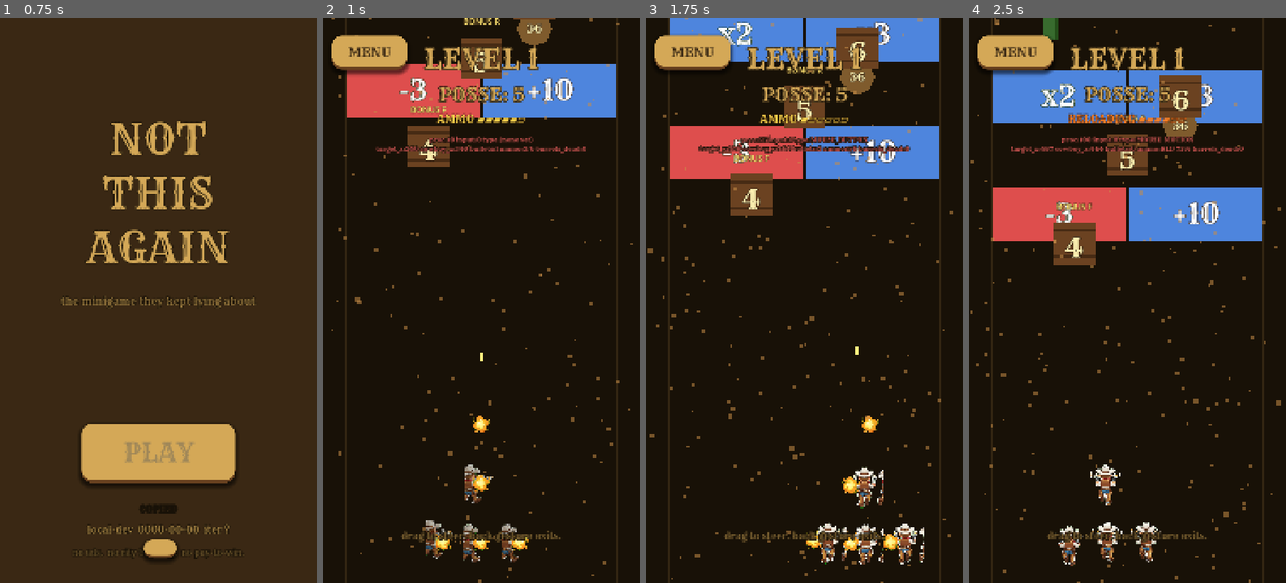
Above: before the commit, frames 1-4 (left to right).
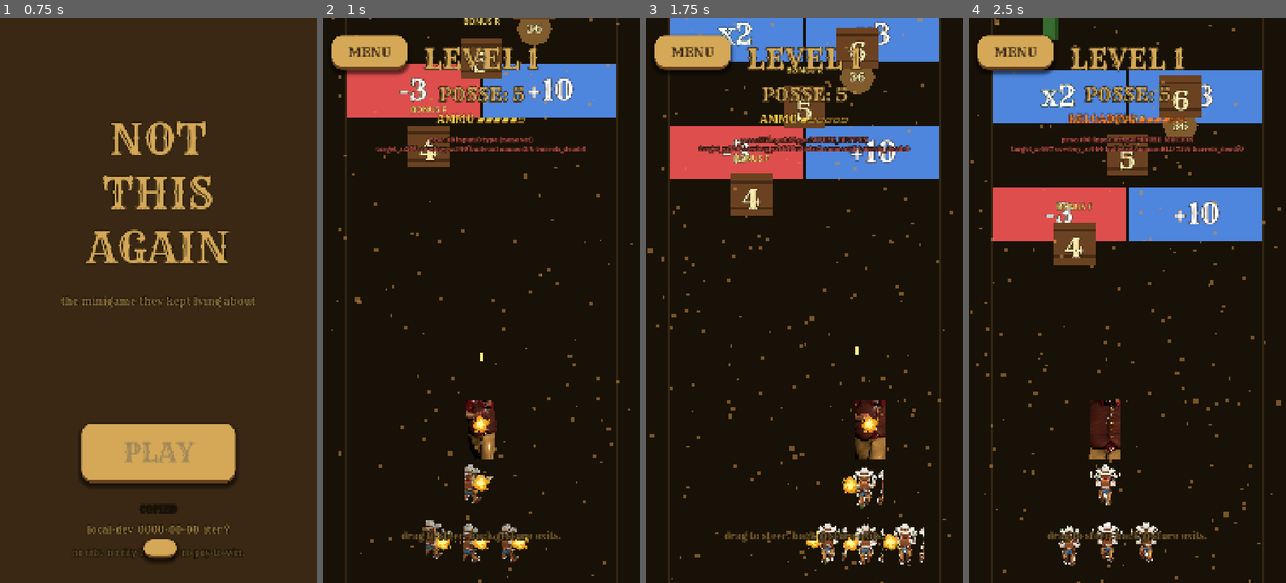
Above: after the commit, the same moments.

Repository: Joeputin100/Not_This_Again
Game: Godot game, scene res://scenes/main_menu.tscn
Same seed, same stepped clock (60 frames per second), same inputs: the game is played once before the commit and once after it.
Inputs (mouse positions are in pixels of both pictures, inside the frame that each line leads up to):
- Up to frame 1 (0.75 s): click "PLAY" at 0.5 s
- Up to frame 2 (1 s): no input
- Up to frame 3 (1.75 s): tap Enter at 1.25 s; move the mouse to (874, 272) at 1.27 s; hold Shift from 1.28 s (still down); click (874, 272) at 1.42 s
- Up to frame 4 (2.5 s): release Shift at 2 s; drag from (1064, 328) to (1111, 413) at 2.02 s

Frame 1 is identical in both runs. In frame 2, 0.6% of the frame differs, in the area x 45-55%, y 67-79%; in frame 3, 0.8%; in frame 4, 0.9%, in the area x 38-48%, y 67-79%.

Commit message:
fix(cowboy_3d): create AnimationPlayer when character.glb has none
Mixamo's 'character with skin' export contains mesh + skeleton only —
no animation track, hence no AnimationPlayer in the imported scene.
The previous code errored out at _setup_3d_scene line 67 expecting one
to exist. Fix: create + attach an AnimationPlayer if find_child
returns null, then proceed to load the library from the 4 anim .glb
files normally.

Diff:
--- a/godot/scripts/cowboy_3d.gd
+++ b/godot/scripts/cowboy_3d.gd
@@ -60,12 +60,15 @@
 		return
 	sub_viewport.add_child(_character_instance)
 
-	# Find the AnimationPlayer Mixamo / FBX2glTF generated. It's typically
-	# a child of the imported Node3D root.
+	# Find the AnimationPlayer Mixamo / FBX2glTF generated. character.glb
+	# ("with skin" export) ships mesh+skeleton ONLY — no animations, so
+	# no AnimationPlayer is created during import. Create one and attach
+	# it to the character root so we have a target for the library.
 	_animation_player = _character_instance.find_child("AnimationPlayer", true, false) as AnimationPlayer
 	if _animation_player == null:
-		push_error("cowboy_3d: character.glb has no AnimationPlayer")
-		return
+		_animation_player = AnimationPlayer.new()
+		_animation_player.name = "AnimationPlayer"
+		_character_instance.add_child(_animation_player)
 
 	# Build a single AnimationLibrary from the 4 animation-only .glb files.
 	# Each one has its own AnimationPlayer with one animation; we extract
